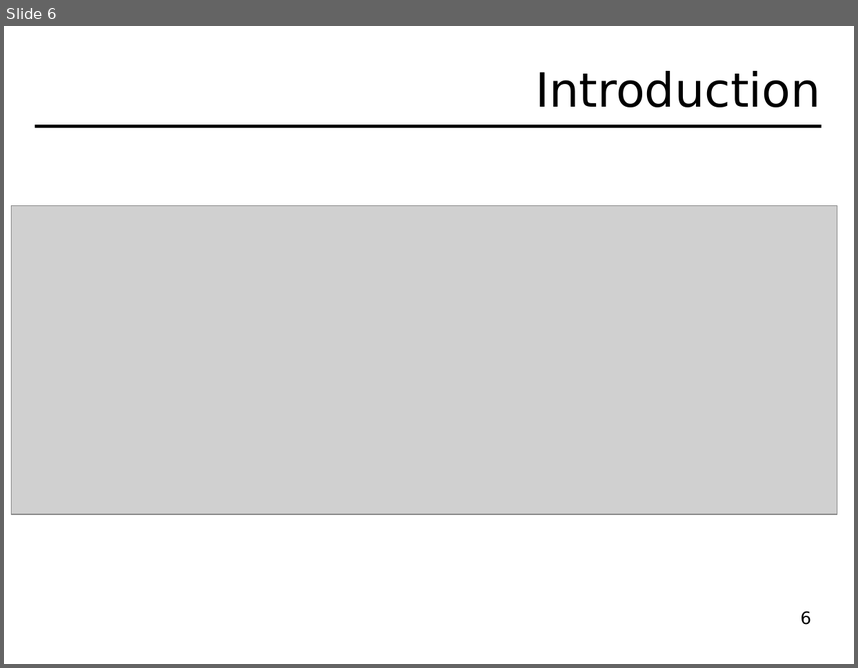
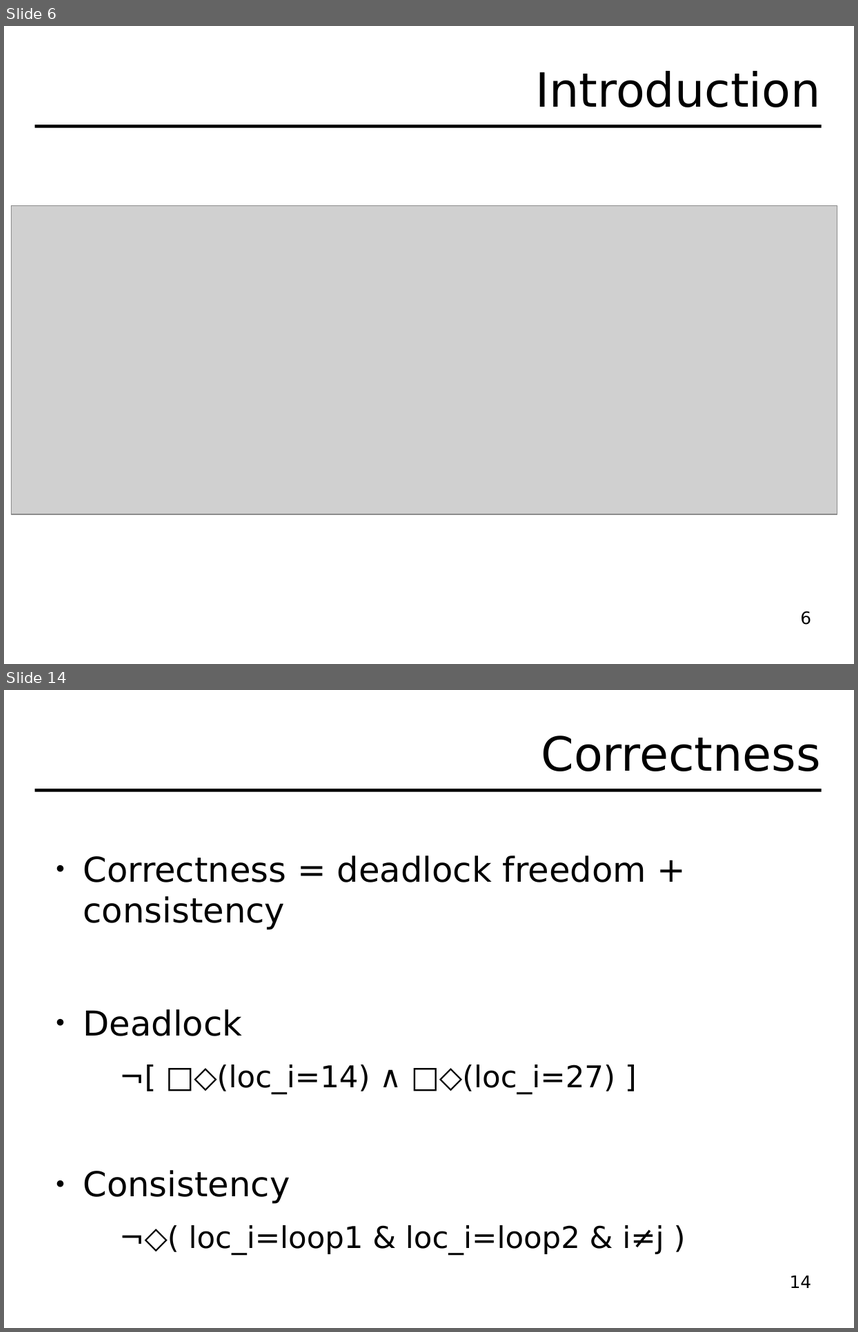
Before and after one commit to hydroo/minor-thesis-barriers, a slide deck: presentation/slides.odp. Shown one above the other, each under a label of ours: slide 6 before the commit, slides 6 and 14 after it; the slides between them are not shown. The pictures are 858x668 and 858x1332 pixels, drawn with LibreOffice and Linux fonts; fonts in the diff are those of the drawing; grey boxes stand for pictures. Boxes give left, top, right and bottom in pixels: in the first picture for what was removed or moved away, otherwise in the second. Text is boxed around its words. In the diff, an @@ line names an element or a change of style, - is before the commit and + after.

```diff
--- a/presentation/slides.odp
+++ b/presentation/slides.odp
@@ slide 14 added at bbox=[4, 690, 854, 1328], background #FFFFFF @@
@@ title added at bbox=[541, 736, 821, 771], 44 pt, text #000000 @@
+Correctness
@@ line added from (35, 790) to (822, 790), #000000 2.89 pt @@
@@ text added at bbox=[83, 856, 664, 1255], 28 pt, text #000000 @@
+● Correctness = deadlock freedom + consistency
+● Deadlock
+  ¬[ □◇(loc_i=14) ∧ □◇(loc_i=27) ]
+● Consistency
+  ¬◇( loc_i=loop1 & loc_i=loop2 & i≠j )
@@ page number added at bbox=[790, 1276, 812, 1288], 16 pt, text #000000 @@
+14
```
Also in this commit, not shown: 4 slides changed, 19 other slides added, 1 slide removed, 12 other files.
